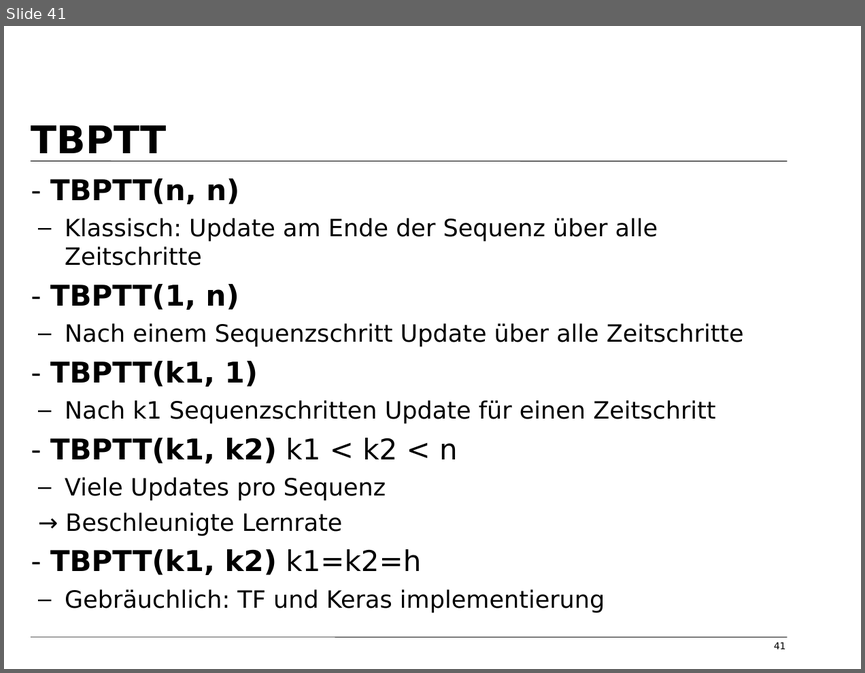
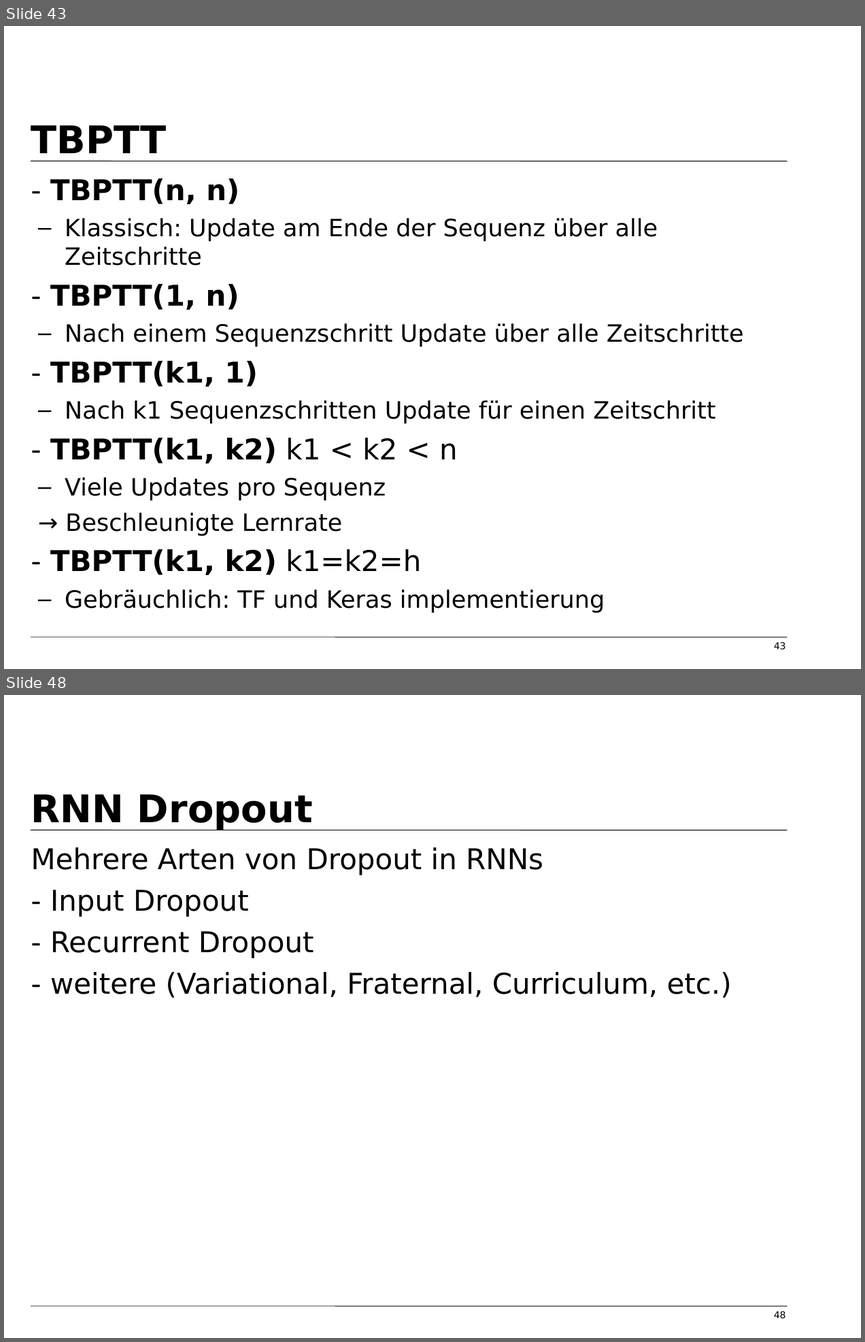
Before and after one commit to tfassbender/deep_learning_team_rnn, a slide deck: vorlesung/vorlesung_rnn_tobias_marvin.odp. Shown one above the other, each under a label of ours: slide 41 before the commit, slides 43 and 48 after it; the slides between them are not shown. The pictures are 865x673 and 865x1342 pixels, drawn with LibreOffice and Linux fonts; fonts in the diff are those of the drawing; background and template pictures are left out. Boxes give left, top, right and bottom in pixels: in the first picture for what was removed or moved away, otherwise in the second. Text is boxed around its words. In the diff, an @@ line names an element or a change of style, - is before the commit and + after.

```diff
--- a/vorlesung/vorlesung_rnn_tobias_marvin.odp
+++ b/vorlesung/vorlesung_rnn_tobias_marvin.odp
@@ slide 48 added at [4, 695, 861, 1338], background #FFFFFF; not listed: 2 template elements that a slide beside it also shows @@
@@ title added at [31, 794, 313, 830], 32 pt, text #000000, bold @@
+RNN Dropout
@@ text added at [31, 847, 732, 998], 24 pt, text #000000 @@
+Mehrere Arten von Dropout in RNNs
+- Input Dropout
+- Recurrent Dropout
+- weitere (Variational, Fraternal, Curriculum, etc.)
@@ page number added at [774, 1310, 786, 1318], 8 pt, text #000000 @@
+48
@@ what was slide 41 is now slide 43 @@
@@ page number at [774, 641, 786, 650]: text changed @@
-41
+43
```
Also in this commit, not shown: 6 slides changed, 10 other slides added, 1 slide removed, 2 other files.
